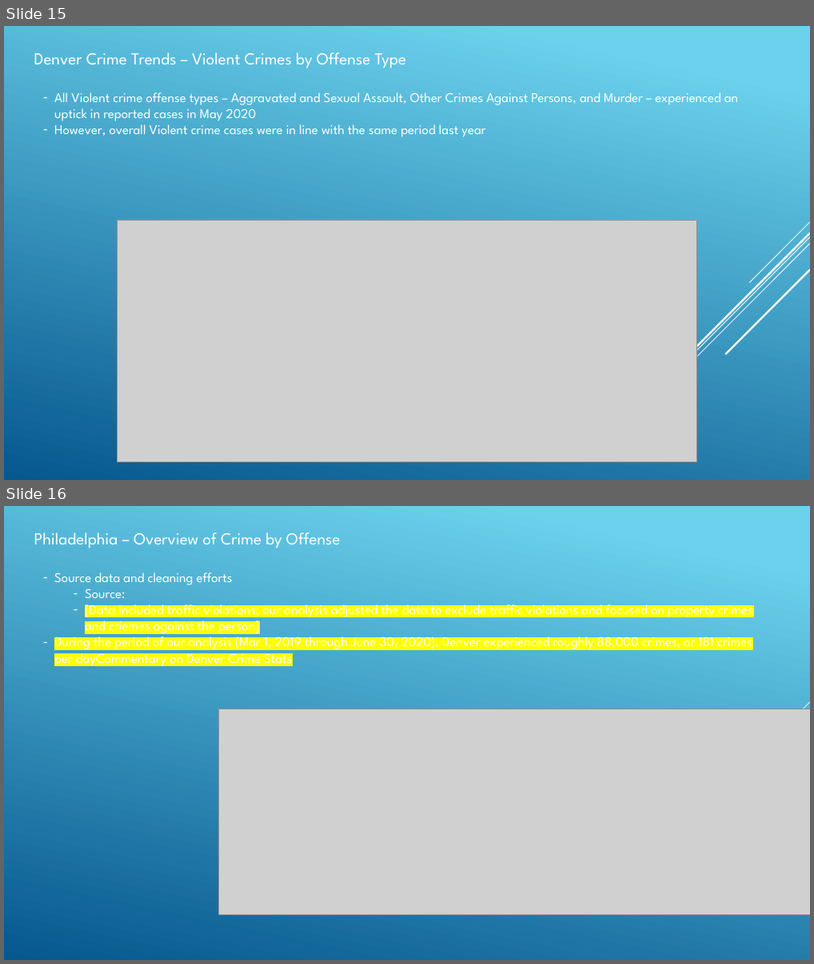
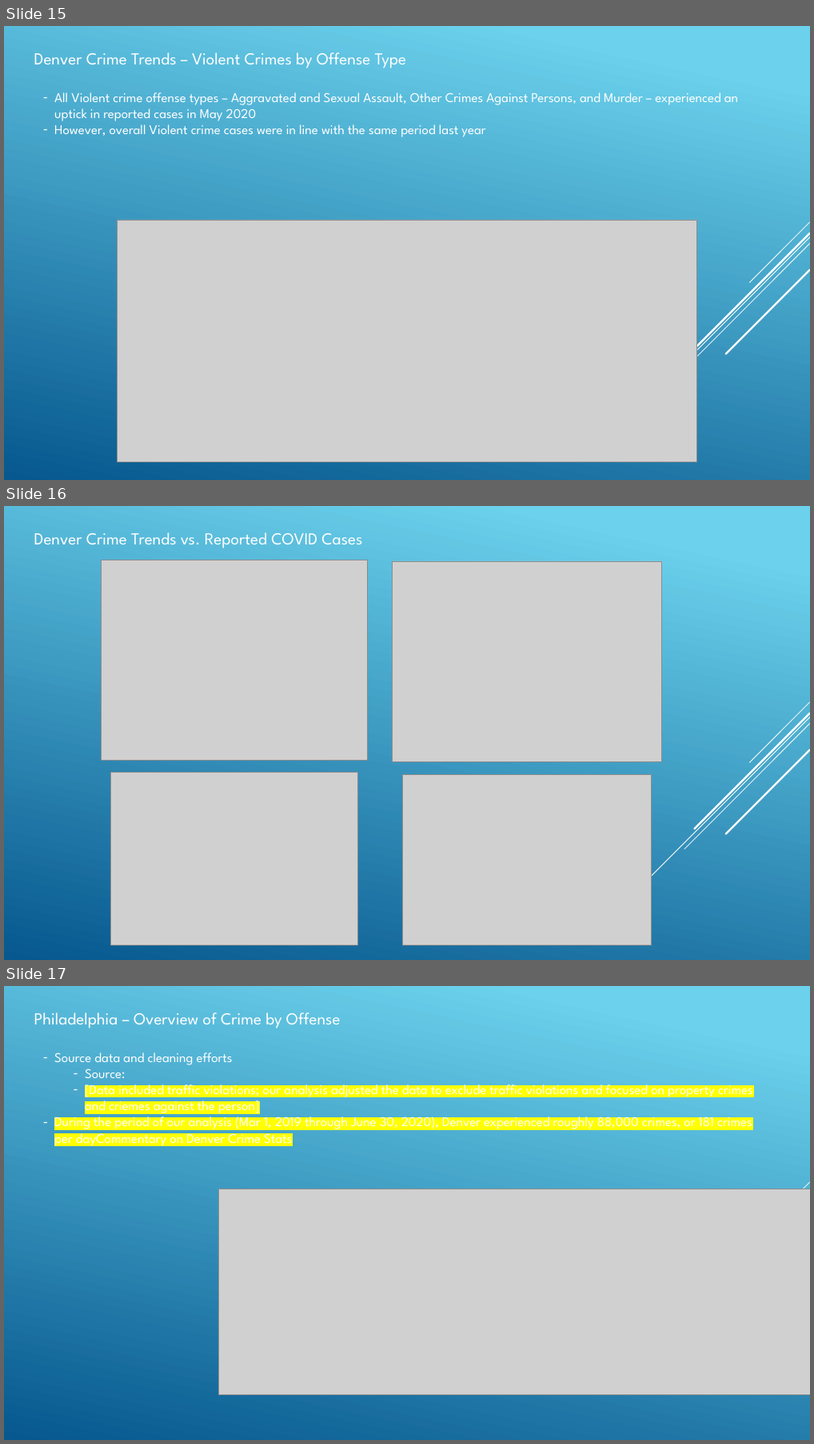
Before and after one commit to angelabanko/Project_1, a slide deck: Draft Presentation.pptx. Shown one above the other, each under a label of ours: slides 15 and 16 before the commit, slides 15, 16 and 17 after it. The pictures are 814x964 and 814x1444 pixels, drawn with LibreOffice and Linux fonts; fonts in the diff are those of the drawing; grey boxes stand for pictures. Boxes give left, top, right and bottom in pixels: in the first picture for what was removed or moved away, otherwise in the second. Text is boxed around its words. In the diff, an @@ line names an element or a change of style, - is before the commit and + after.

```diff
--- a/Draft Presentation.pptx
+++ b/Draft Presentation.pptx
@@ slide 16 added at (x1=4, y1=506, x2=810, y2=960), background gradient #6ED2EB to #06588E; not listed: 5 template elements that a slide beside it also shows @@
@@ text added at (x1=34, y1=532, x2=362, y2=548), 20 pt, text #FFFFFF @@
+Denver Crime Trends vs. Reported COVID Cases
@@ picture added at (x1=102, y1=560, x2=367, y2=760) @@
@@ picture added at (x1=393, y1=561, x2=662, y2=761) @@
@@ picture added at (x1=111, y1=772, x2=358, y2=944) @@
@@ picture added at (x1=402, y1=775, x2=653, y2=944) @@
@@ what was slide 16 is now slide 17 @@
```
Also in this commit, not shown: 4 slides changed, 1 other slide added, 1 slide removed, 2 other files.
